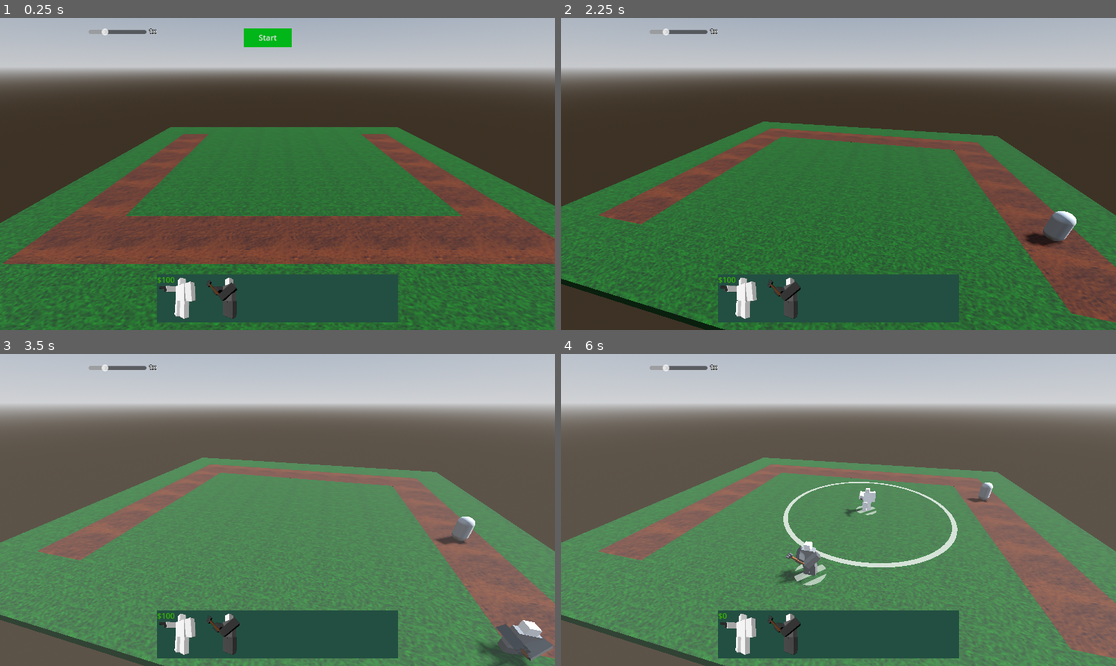
Above: before the commit, frames 1-4 (two rows, left to right).
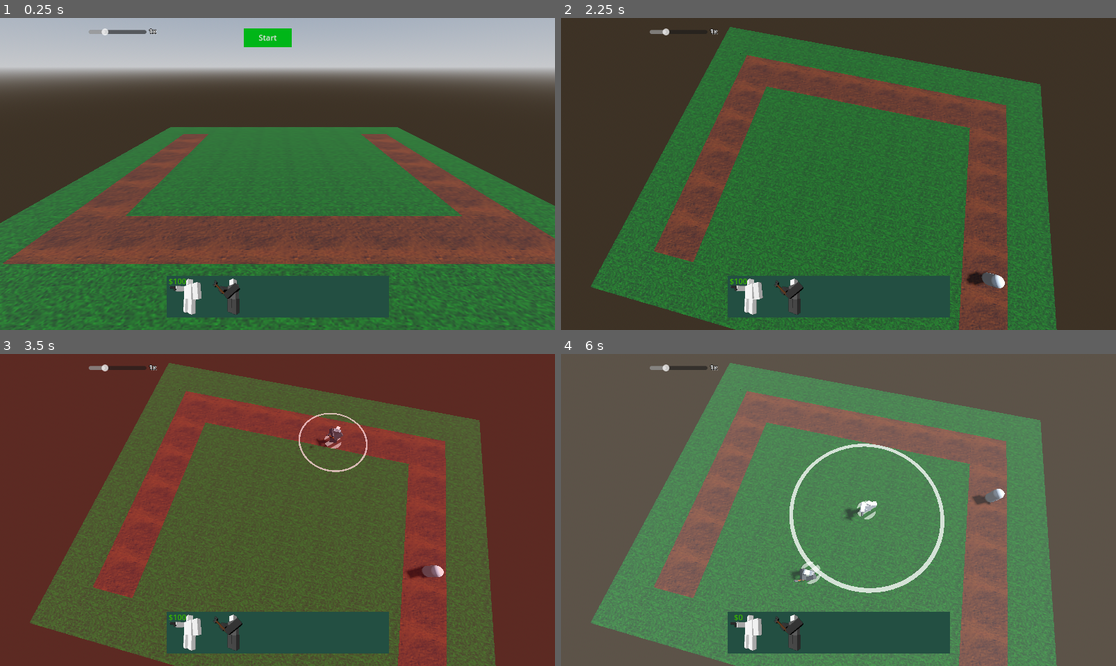
Above: after the commit, the same moments.

Repository: SirRight12/Godot-Tower-Defense
Game: Godot game, scene res://main.tscn
Same seed, same stepped clock (60 frames per second), same inputs: the game is played once before the commit and once after it.
Inputs (mouse positions are in pixels of both pictures, inside the frame that each line leads up to):
- Up to frame 1 (0.25 s): no input
- Up to frame 2 (2.25 s): click "Start" at 0.5 s; move the mouse to (960, 158) at 1.27 s; hold Right mouse button (rotate) 1.28-2.03 s; click (960, 158) at 1.35 s; move the mouse to (727, 189) at 2.02 s; right-click (727, 189) at 2.1 s; click (727, 189) at 2.17 s
- Up to frame 3 (3.5 s): tap 1 (select1) at 2.3, 2.85 s; move the mouse to (333, 441) at 2.77 s; click (333, 441) at 2.92 s; tap 2 (select2) at 3.05 s
- Up to frame 4 (6 s): move the mouse to (810, 572) at 3.52 s; tap 2 (select2) at 3.6 s; click (810, 572) at 3.67 s; tap 3 (select3) at 3.8, 4.35 s; move the mouse to (1005, 556) at 4.27 s; click (1005, 556) at 4.42 s; tap 4 (select4) at 4.55, 5.1 s; move the mouse to (672, 463) at 5.02 s; click (672, 463) at 5.17 s; tap 5 (select5) at 5.3, 5.85 s; move the mouse to (866, 510) at 5.77 s

The runs differ from the first frame. In frame 1, 1.6% of the frame differs, in the area x 28-72%, y 82-98%; in frame 2, 55%; in frame 3, 94%, in the area x 0-100%, y 0-100%; in frame 4, 56%.

Commit message:
I have finally figured out how the UI works

Diff:
--- a/IncomeTower.gd
+++ b/IncomeTower.gd
@@ -10,6 +10,7 @@
 	entity.idle()
 	wave.wave_end.connect(generate_income)
 	wave.beat_game.connect(dance)
+	scaler.scale_changed.connect(time_scale_change)
 func generate_income():
 	money.add(income)
 	$IncomeText.recieved_money(income,scaler)
--- a/Raycast.gd
+++ b/Raycast.gd
@@ -6,10 +6,10 @@
 @onready var starting_size = follow_percent.size.x
 @onready var follow_text = follow_mouse.find_child("Label")
 @onready var filter:ColorRect = filter_root.find_child("Filter")
-@onready var game:GameManager = get_parent().get_parent().find_child("GameManager")
+@onready var root = get_parent_node_3d().get_parent_node_3d().get_parent_node_3d()
+@onready var game:GameManager = root.find_child("GameManager")
 @onready var registry:TowerRegistry = game.request_manager(game.MANAGERS.REGISTRY)
 @onready var money:MoneyManager = game.request_manager(game.MANAGERS.MONEY)
-@onready var root = get_parent_node_3d().get_parent_node_3d()
 var can_place_color = Color(1.0,1.0,1.0,0.16)
 var can_not_place_color = Color(1.0,0.0,0.08,0.16)
 var place_holder_tower
@@ -29,6 +29,7 @@
 func get_placeholder(idx):
 	revoke_placeholder()
 	show_filter()
+	print("showing?")
 	registry.show_all_tower_deny()
 	var tower_selected = registry.get_tower(idx)
 	place_holder_tower = tower_selected.instantiate()
@@ -144,11 +145,14 @@
 	var percent:float = float(entity.hp) / float(entity.max_hp)
 	var new_size = starting_size * percent
 	follow_percent.size.x = new_size
-@onready var center_parent = get_parent_node_3d()
+@onready var center_parent2 = get_parent_node_3d()
+@onready var center_parent = center_parent2.get_parent_node_3d()
 @export var SENSITIVITY = 0.001
 func handle_rotate(event):
 	if !event is InputEventMouseMotion: return
 	if !Input.is_action_pressed("rotate"): return
 	center_parent.rotate_y(event.relative.x * -SENSITIVITY)
+	center_parent2.rotate_x(event.relative.y * -SENSITIVITY)
+	center_parent2.rotation.x = clampf(center_parent2.rotation.x,-PI/4,17/(180/PI))
 func _process(_delta):
 	enemy_pick()
--- /dev/null
+++ b/RescaleHelper.gd
@@ -0,0 +1,7 @@
+extends Node
+class_name RescaleHelper
+@onready var parent:Control = get_parent()
+@onready var original_viewport =
+@onready var original_size = parent.get_size()
+func _ready():
+	pass
--- a/camera_filter.tscn
+++ b/camera_filter.tscn
@@ -5,14 +5,19 @@
 anchors_preset = 15
 anchor_right = 1.0
 anchor_bottom = 1.0
+offset_right = 5.0
+offset_bottom = 3.0
 grow_horizontal = 2
 grow_vertical = 2
 mouse_filter = 2
 
 [node name="Filter" type="ColorRect" parent="."]
 visible = false
-layout_mode = 2
-offset_right = 1152.0
-offset_bottom = 648.0
+layout_mode = 1
+anchors_preset = 15
+anchor_right = 1.0
+anchor_bottom = 1.0
+grow_horizontal = 2
+grow_vertical = 2
 mouse_filter = 2
 color = Color(1, 0, 0.0862745, 0.164706)
--- a/enemy_hp.tscn
+++ b/enemy_hp.tscn
@@ -1,24 +1,28 @@
 [gd_scene format=3 uid="uid://c5u3spswx8lr1"]
 
 [node name="FollowMouse" type="ColorRect"]
-visible = false
-offset_left = 928.0
-offset_top = 211.0
-offset_right = 1044.0
-offset_bottom = 247.0
+anchors_preset = -1
+anchor_right = 0.1
+anchor_bottom = 0.05
 mouse_filter = 2
 color = Color(0.694118, 0, 0.0666667, 1)
 
 [node name="HP Percent" type="ColorRect" parent="."]
-layout_mode = 0
-offset_right = 116.0
-offset_bottom = 36.0
+layout_mode = 1
+anchors_preset = 15
+anchor_right = 1.0
+anchor_bottom = 1.0
+grow_horizontal = 2
+grow_vertical = 2
 color = Color(0, 0.823529, 0, 1)
 
 [node name="Label" type="Label" parent="."]
-layout_mode = 0
-offset_right = 116.0
-offset_bottom = 36.0
+layout_mode = 1
+anchors_preset = 15
+anchor_right = 1.0
+anchor_bottom = 1.0
+grow_horizontal = 2
+grow_vertical = 2
 text = "10/10"
 horizontal_alignment = 1
 vertical_alignment = 1
--- a/game_manager.tscn
+++ b/game_manager.tscn
@@ -14,17 +14,8 @@
 [ext_resource type="PackedScene" uid="uid://6erd1cmarykt" path="res://Farm.tscn" id="11_4y2gl"]
 [ext_resource type="PackedScene" uid="uid://dvbmgppw84ix5" path="res://Scout.tscn" id="11_pbg38"]
 [ext_resource type="Script" path="res://MoneyManager.gd" id="12_jkxa6"]
-[ext_resource type="PackedScene" uid="uid://c8mpj1ian0gp1" path="res://scout_viewport.tscn" id="13_2i8tw"]
-[ext_resource type="PackedScene" uid="uid://b1888copewp14" path="res://farm_viewport.tscn" id="14_w05eu"]
+[ext_resource type="PackedScene" uid="uid://dcx6dfcp4u066" path="res://tower_bar.tscn" id="15_8ruae"]
 [ext_resource type="Script" path="res://UpdateText.gd" id="15_eify3"]
-
-[sub_resource type="Environment" id="Environment_v7e1u"]
-
-[sub_resource type="World3D" id="World3D_ajp6u"]
-environment = SubResource("Environment_v7e1u")
-
-[sub_resource type="LabelSettings" id="LabelSettings_vosub"]
-font_color = Color(0.223529, 0.713726, 0, 1)
 
 [sub_resource type="LabelSettings" id="LabelSettings_5g5cw"]
 font_size = 13
@@ -63,108 +54,9 @@
 
 [node name="MoneyManager" type="Node" parent="." node_paths=PackedStringArray("money_display")]
 script = ExtResource("12_jkxa6")
-money_display = NodePath("../Control/Label")
+money_display = NodePath("../TowerBar/Label")
 
-[node name="Control" type="Control" parent="."]
-layout_mode = 3
-anchors_preset = 0
-offset_right = 1152.0
-offset_bottom = 648.0
-mouse_filter = 2
-
-[node name="Control" type="Control" parent="Control"]
-layout_mode = 1
-anchor_left = 0.5
-anchor_top = 0.898
-anchor_right = 0.5
-anchor_bottom = 0.898
-offset_left = -250.0
-offset_top = -50.0
-offset_right = 250.0
-offset_bottom = 50.0
-grow_horizontal = 2
-grow_vertical = 2
-
-[node name="ColorRect" type="ColorRect" parent="Control/Control"]
-layout_mode = 1
-anchors_preset = 8
-anchor_left = 0.5
-anchor_top = 0.5
-anchor_right = 0.5
-anchor_bottom = 0.5
-offset_left = -250.0
-offset_top = -50.0
-offset_right = 250.0
-offset_bottom = 50.0
-grow_horizontal = 2
-grow_vertical = 2
-color = Color(0.137255, 0.309804, 0.258824, 1)
-
-[node name="Control" type="Control" parent="Control/Control"]
-layout_mode = 1
-anchor_left = 0.1
-anchor_top = 0.5
-anchor_right = 0.1
-anchor_bottom = 0.5
-
-[node name="SubViewportContainer" type="SubViewportContainer" parent="Control/Control/Control"]
-layout_mode = 1
-anchors_preset = -1
-offset_left = -50.0
-offset_top = -50.0
-offset_right = 50.0
-offset_bottom = 50.0
-stretch = true
-
-[node name="SubViewport" type="SubViewport" parent="Control/Control/Control/SubViewportContainer"]
-own_world_3d = true
-world_3d = SubResource("World3D_ajp6u")
-transparent_bg = true
-handle_input_locally = false
-size = Vector2i(100, 100)
-render_target_update_mode = 4
-
-[node name="Node3D" parent="Control/Control/Control/SubViewportContainer/SubViewport" instance=ExtResource("13_2i8tw")]
-
-[node name="Control2" type="Control" parent="Control/Control"]
-layout_mode = 1
-anchor_left = 0.3
-anchor_top = 0.5
-anchor_right = 0.3
-anchor_bottom = 0.5
-
-[node name="SubViewportContainer" type="SubViewportContainer" parent="Control/Control/Control2"]
-layout_mode = 1
-anchors_preset = -1
-offset_left = -50.0
-offset_top = -50.0
-offset_right = 50.0
-offset_bottom = 50.0
-stretch = true
-
-[node name="SubViewport" type="SubViewport" parent="Control/Control/Control2/SubViewportContainer"]
-own_world_3d = true
-world_3d = SubResource("World3D_ajp6u")
-transparent_bg = true
-handle_input_locally = false
-size = Vector2i(100, 100)
-render_target_update_mode = 4
-
-[node name="Node3D" parent="Control/Control/Control2/SubViewportContainer/SubViewport" instance=ExtResource("14_w05eu")]
-
-[node name="Label" type="Label" parent="Control"]
-layout_mode = 1
-anchors_preset = -1
-anchor_left = 0.283
-anchor_top = 0.838
-anchor_right = 0.283
-anchor_bottom = 0.838
-offset_right = 37.0
-grow_horizontal = 0
-grow_vertical = 2
-text = "$100
-"
-label_settings = SubResource("LabelSettings_vosub")
+[node name="TowerBar" parent="." instance=ExtResource("15_8ruae")]
 
 [node name="Start" type="Control" parent="."]
 custom_minimum_size = Vector2(100, 40)
@@ -255,3 +147,5 @@
 
 [connection signal="value_changed" from="TimeScale/HSlider" to="TimeScaleManager" method="_on_h_slider_value_changed"]
 [connection signal="value_changed" from="TimeScale/HSlider" to="TimeScale/Label" method="_on_h_slider_value_changed"]
+
+[editable path="TowerBar"]
--- a/main.tscn
+++ b/main.tscn
@@ -61,11 +61,8 @@
 shadow_enabled = true
 
 [node name="Control" parent="." instance=ExtResource("11_gienb")]
-anchors_preset = 0
-anchor_right = 0.0
-anchor_bottom = 0.0
-grow_horizontal = 1
-grow_vertical = 1
+offset_right = 0.0
+offset_bottom = 0.0
 
 [node name="FollowMouse" parent="." instance=ExtResource("12_5pf3d")]
 
@@ -79,10 +76,12 @@
 [node name="Center" type="Node3D" parent="."]
 transform = Transform3D(1, 0, 0, 0, 1, 0, 0, 0, 1, 3, 0, 3)
 
-[node name="Camera3D" type="Camera3D" parent="Center" node_paths=PackedStringArray("filter_root", "follow_mouse", "console")]
+[node name="CenterX" type="Node3D" parent="Center"]
+
+[node name="Camera3D" type="Camera3D" parent="Center/CenterX" node_paths=PackedStringArray("filter_root", "follow_mouse", "console")]
 transform = Transform3D(1, 0, 0, 0, 0.884581, 0.466387, 0, -0.466387, 0.884581, -0.28902, 2.49812, 4.85196)
 script = ExtResource("1_rp8mg")
-filter_root = NodePath("../../Control")
-follow_mouse = NodePath("../../FollowMouse")
-console = NodePath("../../Console")
+filter_root = NodePath("../../../Control")
+follow_mouse = NodePath("../../../FollowMouse")
+console = NodePath("../../../Console")
 SENSITIVITY = 0.02
--- /dev/null
+++ b/tower_bar.tscn
@@ -0,0 +1,93 @@
+[gd_scene load_steps=6 format=3 uid="uid://dcx6dfcp4u066"]
+
+[ext_resource type="PackedScene" uid="uid://c8mpj1ian0gp1" path="res://scout_viewport.tscn" id="1_2b2xf"]
+[ext_resource type="PackedScene" uid="uid://b1888copewp14" path="res://farm_viewport.tscn" id="2_coyoi"]
+
+[sub_resource type="Environment" id="Environment_v7e1u"]
+
+[sub_resource type="World3D" id="World3D_ajp6u"]
+environment = SubResource("Environment_v7e1u")
+
+[sub_resource type="LabelSettings" id="LabelSettings_vosub"]
+font_color = Color(0.223529, 0.713726, 0, 1)
+
+[node name="Control2" type="Control"]
+layout_mode = 3
+anchor_left = 0.3
+anchor_top = 0.825
+anchor_right = 0.7
+anchor_bottom = 0.96
+grow_horizontal = 2
+grow_vertical = 2
+
+[node name="ColorRect" type="ColorRect" parent="."]
+layout_mode = 1
+anchors_preset = -1
+anchor_right = 1.0
+anchor_bottom = 1.0
+grow_horizontal = 2
+grow_vertical = 2
+color = Color(0.137255, 0.309804, 0.258824, 1)
+
+[node name="Scout" type="Control" parent="."]
+layout_mode = 1
+anchor_right = 0.2
+anchor_bottom = 1.0
+
+[node name="SubViewportContainer" type="SubViewportContainer" parent="Scout"]
+layout_mode = 1
+anchors_preset = 15
+anchor_right = 1.0
+anchor_bottom = 1.0
+grow_horizontal = 2
+grow_vertical = 2
+stretch = true
+
+[node name="SubViewport" type="SubViewport" parent="Scout/SubViewportContainer"]
+own_world_3d = true
+world_3d = SubResource("World3D_ajp6u")
+transparent_bg = true
+handle_input_locally = false
+size = Vector2i(92, 87)
+render_target_update_mode = 4
+
+[node name="Node3D" parent="Scout/SubViewportContainer/SubViewport" instance=ExtResource("1_2b2xf")]
+
+[node name="Farmer" type="Control" parent="."]
+layout_mode = 1
+anchor_left = 0.2
+anchor_right = 0.4
+anchor_bottom = 1.0
+
+[node name="SubViewportContainer" type="SubViewportContainer" parent="Farmer"]
+layout_mode = 1
+anchors_preset = 15
+anchor_right = 1.0
+anchor_bottom = 1.0
+grow_horizontal = 2
+grow_vertical = 2
+stretch = true
+
+[node name="SubViewport" type="SubViewport" parent="Farmer/SubViewportContainer"]
+own_world_3d = true
+world_3d = SubResource("World3D_ajp6u")
+transparent_bg = true
+handle_input_locally = false
+size = Vector2i(92, 87)
+render_target_update_mode = 4
+
+[node name="Node3D" parent="Farmer/SubViewportContainer/SubViewport" instance=ExtResource("2_coyoi")]
+
+[node name="Label" type="Label" parent="."]
+layout_mode = 1
+anchors_preset = -1
+anchor_right = 0.1
+anchor_bottom = 0.12
+offset_right = 0.224003
+offset_bottom = 12.5024
+grow_vertical = 2
+text = "$100
+"
+label_settings = SubResource("LabelSettings_vosub")
+horizontal_alignment = 1
+vertical_alignment = 1
Not shown: 1 places in game_manager.tscn that only renumber resources
Not shown: 4 places in tileset.tres that only renumber resources
